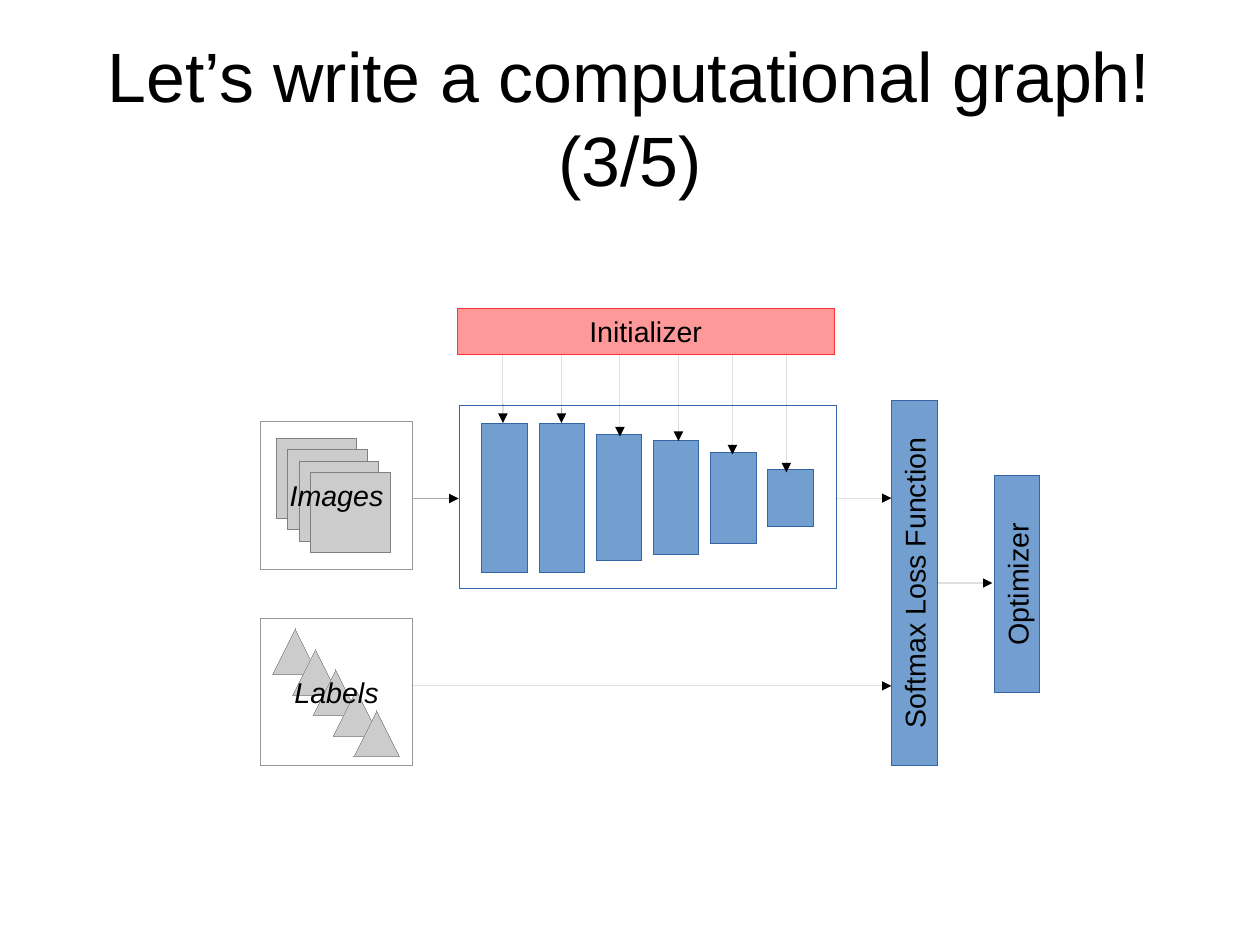
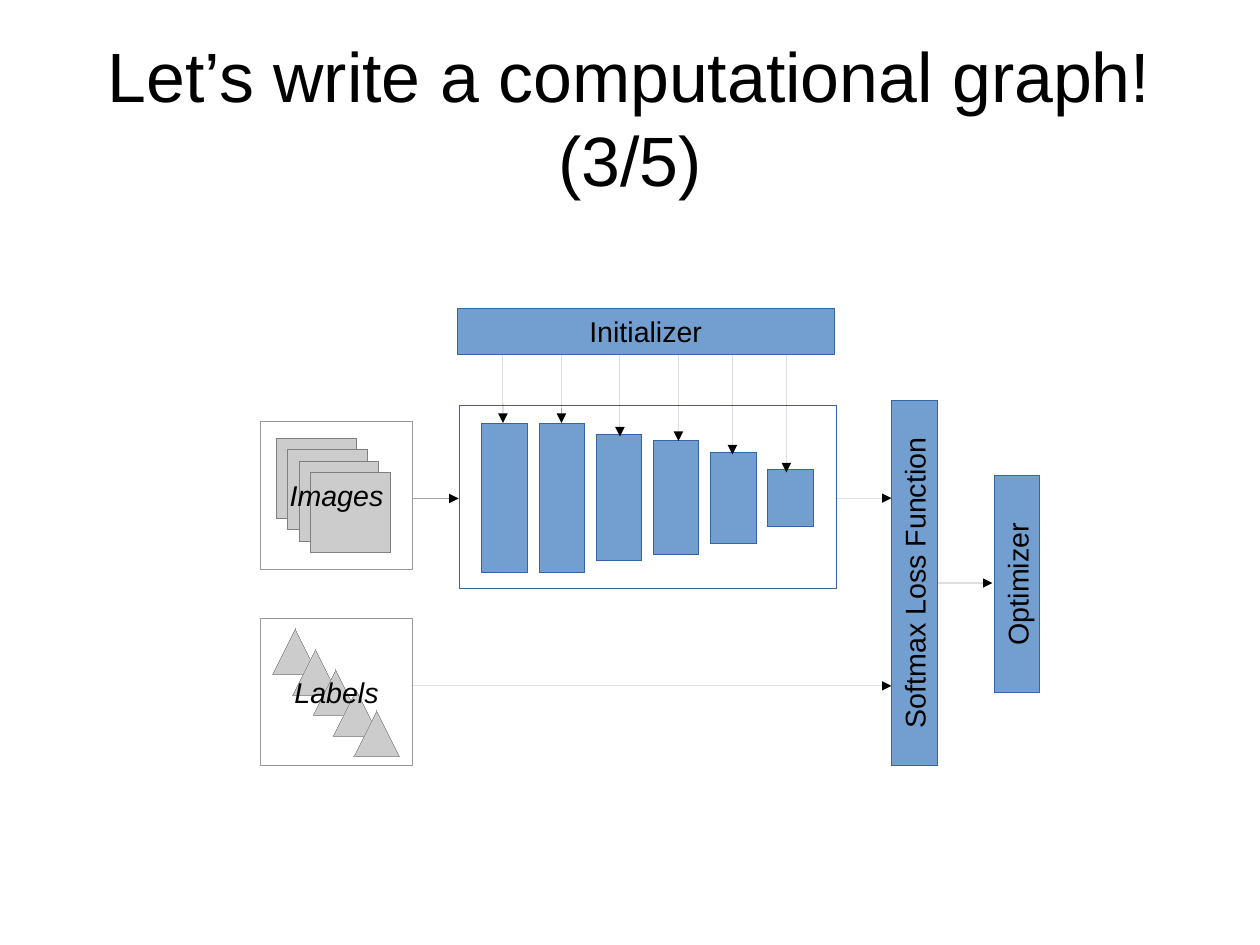
Before and after one commit to gauravmm/DL2.0-Accelerated-Introduction-to-Deep-Learning, a slide deck: slide 7 of intro_to_tensorflow/tf.odp. Drawn at 1260x945 pixels with LibreOffice and Linux fonts; fonts in the diff are those of the drawing. Boxes give left, top, right and bottom in pixels: in the first picture for what was removed or moved away, otherwise in the second. Text is boxed around its words. In the diff, an @@ line names an element or a change of style, - is before the commit and + after.

```diff
--- a/intro_to_tensorflow/tf.odp
+++ b/intro_to_tensorflow/tf.odp
@@ rectangle "Initializer" at bbox=[457, 309, 835, 354]: fill #FF9999 to #729FCF; outline #FF3333 0 pt to #3465A4 0 pt @@
```
Also in this commit, not shown: 1 other slide changed, 3 slides added, 1 other file.
